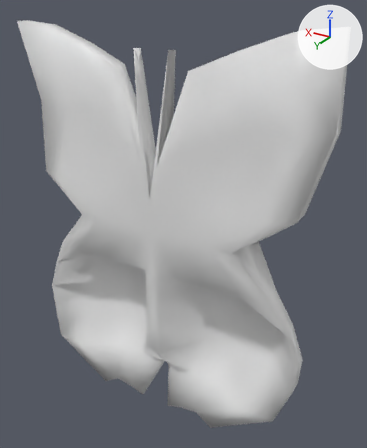
One commit to the Blender file MARIPOSA.blend: the scene before it, then after it.
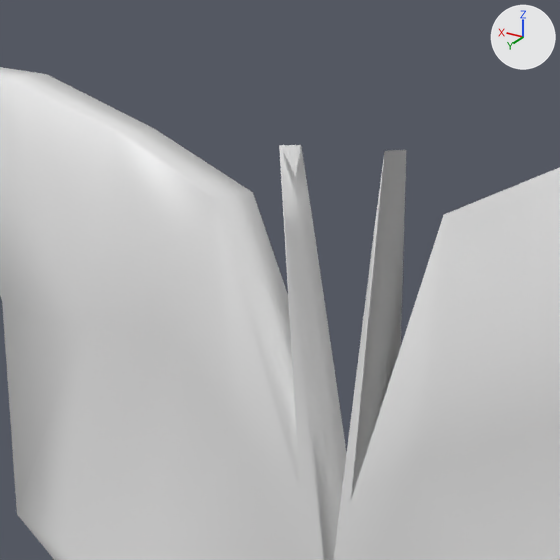
Each version appears first whole from a 50 mm lens placed at (-1.24, 1.824, 0.98), pointed at (-0.053, -0.153, -0.009), and next in a close-up on the part from 11% to 62% of the width and 0% to 42% of the height. Lighting does not change. The marker at upper right points along +X, +Y and +Z.
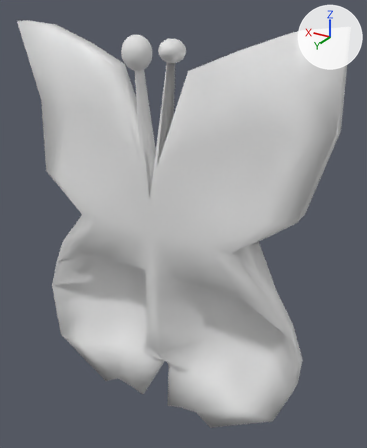
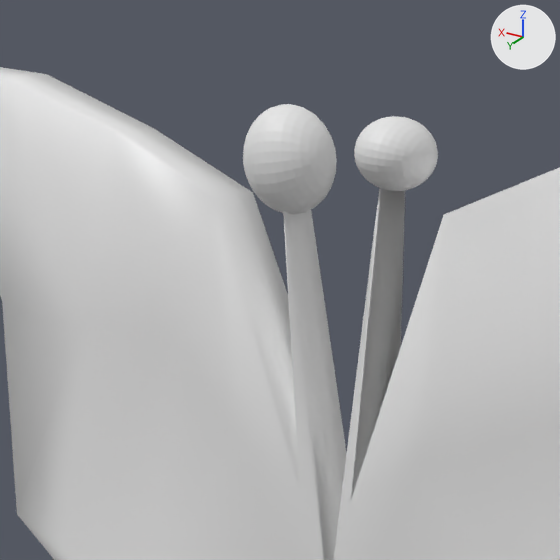
Commit message: Edito mariposa

Boxes [x1, y1, x2, y2] around the edits, measured in the close-ups (560 x 560 px):
'Esfera', added
    after: [243, 104, 337, 214]
'Esfera.001', added
    after: [354, 116, 438, 191]

What the commit changed:
Mesh me_esfera_002 is new.
It is a UV sphere (32 segments, 16 rings, poles along z) spanning x -0.0614..0.0614, y -0.0213..0.0213, z -0.0286..0.0286.
Mesh me_esfera is new.
It is a UV sphere (32 segments, 16 rings, poles along z) spanning x -0.102..0.102, y -0.079..0.079, z -0.05..0.05.
Object 'Esfera.001' (ob_esfera_001) is new; it shows me_esfera_002.
Its location is (-0.09, -0.004, 0.811).
Its rotation in degrees is (-97, -0.2, 89).
Its scale is (1.0, 2.21, 1.87).
Object 'Esfera' (ob_esfera) is new; it shows me_esfera.
Its location is (0.081, 0.001, 0.797).
Its rotation in degrees is (-97, 0.2, -89).
Its scale is (-0.59, -0.921, -1.33).
